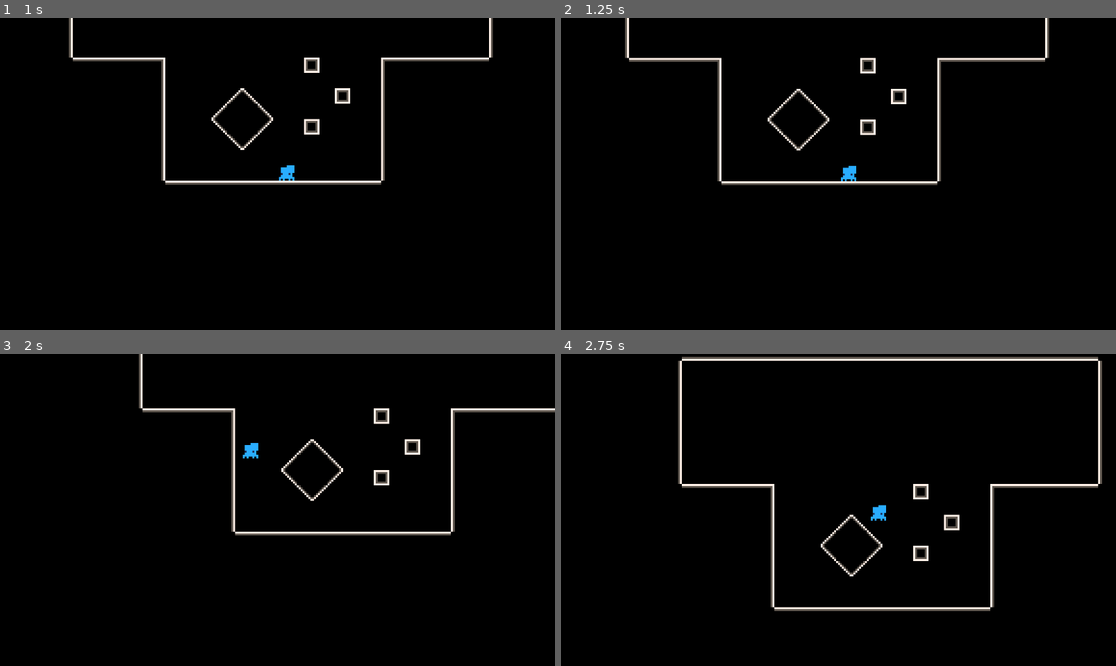
Above: before the commit, frames 1-4 (two rows, left to right).
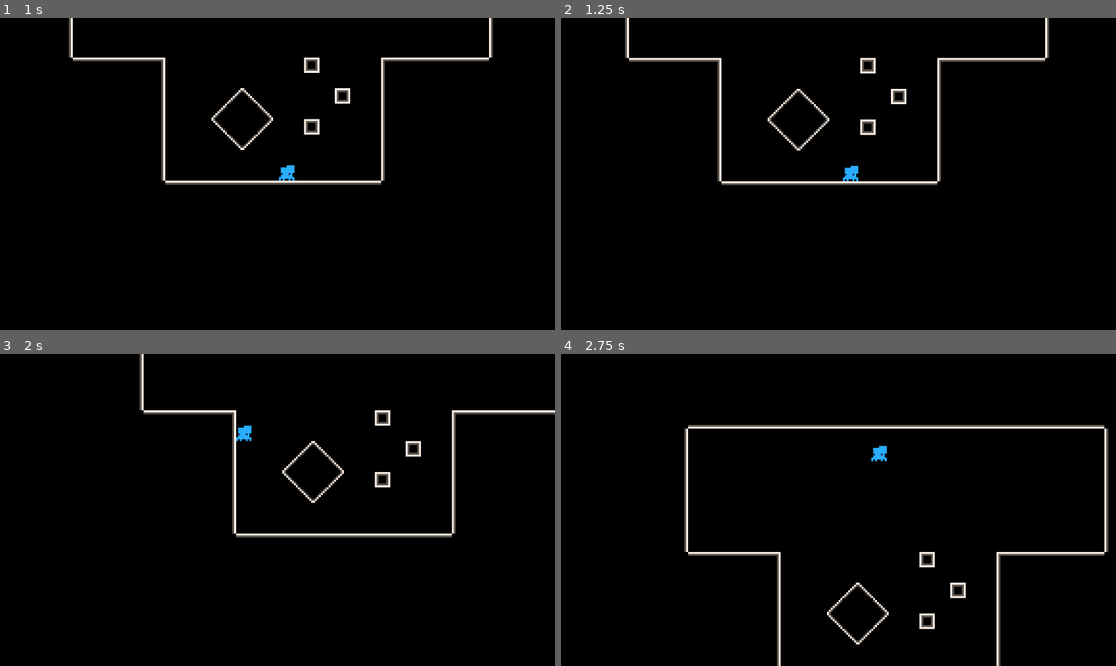
Above: after the commit, the same moments.

Repository: Flamenccio/spider-jump
Game: Godot game, scene res://world.tscn
The game is run twice, just before and just after one commit, with the same random seed, the same clock (stepped at 60 frames per second) and the same inputs.
Inputs (mouse positions are in pixels of both pictures, inside the frame that each line leads up to):
- Up to frame 1 (1 s): tap Enter at 0.5 s; move the mouse to (399, 158) at 0.52 s; press the mouse at (399, 158) at 0.53 s; hold D (move_right) from 0.53 s (still down)
- Up to frame 2 (1.25 s): keep holding D (move_right)
- Up to frame 3 (2 s): release D (move_right) at 1.25 s; release the mouse at (399, 494) at 1.25 s; drag from (166, 525) to (249, 572) at 1.27 s
- Up to frame 4 (2.75 s): move the mouse to (894, 441) at 2.02 s; hold D (move_right) from 2.03 s (still down); tap Delete at 2.1 s

Frame 1 is identical in both runs. In frame 2, less than 0.1% of the frame differs, in the area x 50-54%, y 47-53%; in frame 3, 3.0%; in frame 4, 7.1%, in the area x 21-99%, y 0-100%.

Commit message:
stick to walls

Diff:
--- /dev/null
+++ b/player.gd
@@ -0,0 +1,15 @@
+extends RigidBody2D
+
+var _gravity_scale: float
+
+func _ready() -> void:
+	_gravity_scale = gravity_scale
+
+
+func on_stick() -> void:
+	gravity_scale = 0.0
+	linear_velocity = Vector2.ZERO
+
+
+func on_unstick() -> void:
+	gravity_scale = _gravity_scale
--- /dev/null
+++ b/wall_detector.gd
@@ -0,0 +1,13 @@
+extends Area2D
+
+signal hit_wall()
+signal leave_wall()
+
+func _on_body_entered(body:Node2D) -> void:
+	print('stick')
+	hit_wall.emit()
+
+
+func _on_body_exited(body:Node2D) -> void:
+	print('unstick')
+	leave_wall.emit()
--- a/world.tscn
+++ b/world.tscn
@@ -1,10 +1,12 @@
-[gd_scene load_steps=13 format=4 uid="uid://c6antsn5ngihu"]
+[gd_scene load_steps=16 format=4 uid="uid://c6antsn5ngihu"]
 
 [ext_resource type="Texture2D" uid="uid://wi6e3alnmqh0" path="res://sprites/main.png" id="1_f3sb7"]
+[ext_resource type="Script" uid="uid://dgq77y7vb1lah" path="res://player.gd" id="2_pkg7o"]
 [ext_resource type="Script" uid="uid://ckhvctyix6juc" path="res://crawl.gd" id="2_tlwt5"]
 [ext_resource type="Script" uid="uid://dmmbpsi8ggh0o" path="res://jump.gd" id="3_036b0"]
 [ext_resource type="Script" uid="uid://b6it1roy42jng" path="res://input_service.gd" id="3_aqk2v"]
 [ext_resource type="Script" uid="uid://s78nwwn8edpf" path="res://camera.gd" id="4_036b0"]
+[ext_resource type="Script" uid="uid://c2wx4gyeih7p7" path="res://wall_detector.gd" id="4_dwbse"]
 
 [sub_resource type="PhysicsMaterial" id="PhysicsMaterial_tlwt5"]
 friction = 0.0
@@ -99,6 +101,9 @@
 "speed": 5.0
 }]
 
+[sub_resource type="CircleShape2D" id="CircleShape2D_036b0"]
+radius = 3.5
+
 [node name="World" type="Node2D"]
 
 [node name="TestTilemap" type="TileMapLayer" parent="."]
@@ -115,6 +120,7 @@
 gravity_scale = 0.333
 lock_rotation = true
 continuous_cd = 2
+script = ExtResource("2_pkg7o")
 
 [node name="Collider" type="CollisionShape2D" parent="Player"]
 position = Vector2(0, 1)
@@ -139,6 +145,16 @@
 action_active = true
 metadata/_custom_type_script = "uid://btqms6rhikc4v"
 
+[node name="WallDetector" type="Area2D" parent="Player"]
+collision_layer = 0
+collision_mask = 2
+priority = 5
+script = ExtResource("4_dwbse")
+
+[node name="Collider" type="CollisionShape2D" parent="Player/WallDetector"]
+position = Vector2(0, 1)
+shape = SubResource("CircleShape2D_036b0")
+
 [node name="Camera" type="Camera2D" parent="." node_paths=PackedStringArray("_follow_target")]
 zoom = Vector2(4, 4)
 position_smoothing_enabled = true
@@ -150,6 +166,10 @@
 script = ExtResource("3_aqk2v")
 _pull_origin = NodePath("../Player")
 
+[connection signal="body_entered" from="Player/WallDetector" to="Player/WallDetector" method="_on_body_entered"]
+[connection signal="body_exited" from="Player/WallDetector" to="Player/WallDetector" method="_on_body_exited"]
+[connection signal="hit_wall" from="Player/WallDetector" to="Player" method="on_stick"]
+[connection signal="leave_wall" from="Player/WallDetector" to="Player" method="on_unstick"]
 [connection signal="move_input_change" from="InputService" to="Player/Crawl" method="_on_move_input_change"]
 [connection signal="pull_input_change" from="InputService" to="Player/Jump" method="_on_input_service_pull_input_change"]
 [connection signal="pull_release" from="InputService" to="Player/Jump" method="_on_input_service_pull_release"]
Not shown, added: player.gd.uid
Not shown, added: wall_detector.gd.uid
